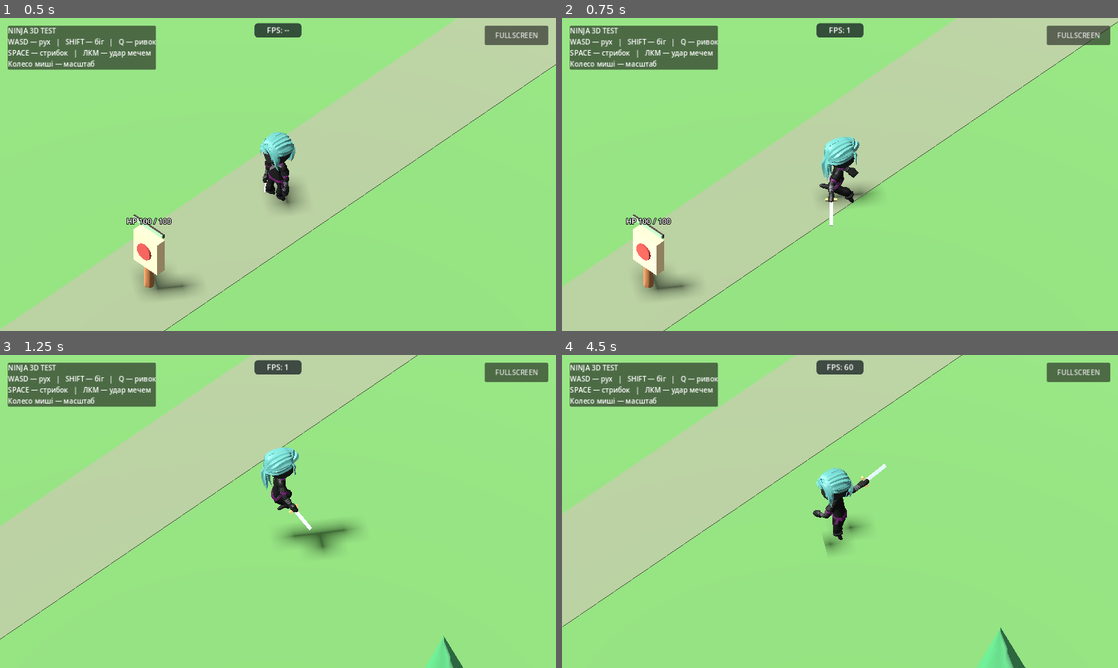
Above: before the commit, frames 1-4 (two rows, left to right).
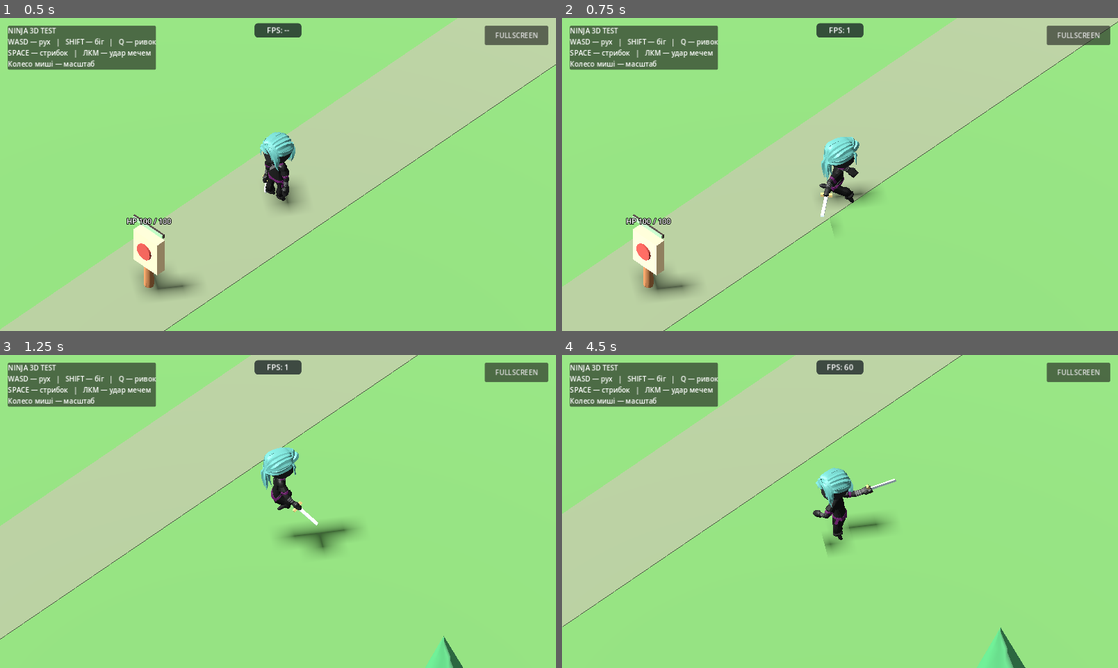
Above: after the commit, the same moments.

Repository: levian47/riskfate-3d-pro
Game: Godot game, scene res://main.tscn
Same seed, same stepped clock (60 frames per second), same inputs: the game is played once before the commit and once after it.
Inputs (mouse positions are in pixels of both pictures, inside the frame that each line leads up to):
- Up to frame 1 (0.5 s): no input
- Up to frame 2 (0.75 s): tap Enter at 0.5 s; move the mouse to (962, 158) at 0.52 s; hold D from 0.53 s (still down); hold Shift from 0.53 s (still down); click (962, 158) at 0.67 s
- Up to frame 3 (1.25 s): keep holding D; keep holding Shift; tap Space at 0.77 s
- Up to frame 4 (4.5 s): release D at 1.25 s; release Shift at 1.25 s; drag from (728, 527) to (812, 574) at 1.27 s; move the mouse to (895, 442) at 2.02 s; hold D 2.03-2.75 s; hold Shift 2.03-2.75 s; drag from (812, 574) to (673, 464) at 2.77 s; move the mouse to (1006, 558) at 3.52 s; hold A 3.53-4.25 s; hold Shift 3.53-4.25 s; tap Space at 3.77 s; drag from (673, 464) to (756, 433) at 4.27 s

Frame 1 is identical in both runs. In frame 2, 0.2% of the frame differs, in the area x 46-52%, y 48-68%; in frame 3, 0.2%; in frame 4, 0.5%, in the area x 50-61%, y 34-57%.

Commit message:
feat: widen sword slash upper-arm swing for mobile playtesting

Diff:
--- a/main.gd
+++ b/main.gd
@@ -19,6 +19,9 @@
 const WORLD_SCRIPT := preload("res://world/environment.gd")
 # The attack runs on the upper body while the legs retain their movement animation.
 const ATTACK_SPEED := 1.65
+# Approximate visual swing target: ~130 degrees instead of the reported ~90.
+# Scales the right upper-arm excursion, NOT combat damage or timing.
+const ATTACK_SWING_AMPLITUDE := 130.0 / 90.0
 # Prototype combat parameters. Not approved balance values.
 const TRAINING_HIT_DAMAGE := 25
 const TRAINING_HIT_REACH := 3.1
@@ -345,6 +348,51 @@
 	return ""
 
 
+func _make_wider_sword_slash(source_name: String) -> String:
+	# Keep the imported clip untouched; build an independently editable variation.
+	# Extrapolating upper-arm key rotations widens the existing slash without
+	# reorienting the sword in the grip or disturbing the locomotion layer.
+	var source := animator.get_animation(source_name)
+	if source == null:
+		return ""
+	var wide := source.duplicate(true) as Animation
+	var altered_keys := 0
+	for track in range(wide.get_track_count()):
+		if wide.track_get_type(track) != Animation.TYPE_ROTATION_3D:
+			continue
+		var track_path := wide.track_get_path(track)
+		if track_path.get_subname_count() == 0:
+			continue
+		var bone_name := String(track_path.get_subname(track_path.get_subname_count() - 1))
+		if bone_name != "UpperArm.R" or wide.track_is_compressed(track):
+			continue
+		var key_count := wide.track_get_key_count(track)
+		if key_count < 2:
+			continue
+		var start_rotation: Quaternion = wide.track_get_key_value(track, 0)
+		for key_index in range(1, key_count):
+			var original: Quaternion = wide.track_get_key_value(track, key_index)
+			var relative: Quaternion = (start_rotation.inverse() * original).normalized()
+			# Quaternions q and -q encode the same rotation; choose shortest arc.
+			if relative.w < 0.0:
+				relative = Quaternion(-relative.x, -relative.y, -relative.z, -relative.w)
+			var angle := relative.get_angle()
+			if angle <= 0.001:
+				continue
+			var wider_rotation := start_rotation * Quaternion(relative.get_axis(), angle * ATTACK_SWING_AMPLITUDE)
+			wide.track_set_key_value(track, key_index, wider_rotation.normalized())
+			altered_keys += 1
+	if altered_keys == 0:
+		push_warning("SwordSlash: upper-arm animation track cannot be widened")
+		return ""
+	var library := AnimationLibrary.new()
+	if library.add_animation("WideSwordSlash", wide) != OK:
+		return ""
+	if animator.add_animation_library("combat", library) != OK:
+		return ""
+	return "combat/WideSwordSlash"
+
+
 func _setup_animation_tree(model: Node) -> void:
 	var root := AnimationNodeBlendTree.new()
 	var locomotion := AnimationNodeTransition.new()
@@ -375,6 +423,9 @@
 	if attack_clip_name.is_empty():
 		push_error("SwordSlash clip missing")
 		return
+	var wide_clip_name := _make_wider_sword_slash(attack_clip_name)
+	if not wide_clip_name.is_empty():
+		attack_clip_name = wide_clip_name
 	var attack_clip := animator.get_animation(attack_clip_name)
 	var attack_node := AnimationNodeAnimation.new()
 	attack_node.animation = attack_clip_name
--- a/tests/gameplay_smoke.gd
+++ b/tests/gameplay_smoke.gd
@@ -49,6 +49,46 @@
 		elif bone == "UpperLeg.R":
 			leg_found = attack.is_path_filtered(path)
 	if not _require(arm_found and not leg_found, "Attack must affect arms, not legs"):
+		return
+
+	# The modified clip must be distinct, have a wider right-arm arc, and
+	# preserve the imported source animation and the filtered attack layer.
+	if not _require(animator.has_animation("combat/WideSwordSlash"), "Wider attack clip must exist"):
+		return
+	var original_clip := animator.get_animation(sword_name)
+	var wide_clip := animator.get_animation("combat/WideSwordSlash")
+	if not _require(wide_clip != original_clip and is_equal_approx(wide_clip.length, original_clip.length), "Wide clip must be independent with identical timing"):
+		return
+	var arm_source := -1
+	var arm_wide := -1
+	for i in range(original_clip.get_track_count()):
+		var track_path := original_clip.track_get_path(i)
+		if original_clip.track_get_type(i) == Animation.TYPE_ROTATION_3D and track_path.get_subname_count() > 0:
+			if String(track_path.get_subname(track_path.get_subname_count() - 1)) == "UpperArm.R":
+				arm_source = i
+				break
+	for i in range(wide_clip.get_track_count()):
+		var track_path := wide_clip.track_get_path(i)
+		if wide_clip.track_get_type(i) == Animation.TYPE_ROTATION_3D and track_path.get_subname_count() > 0:
+			if String(track_path.get_subname(track_path.get_subname_count() - 1)) == "UpperArm.R":
+				arm_wide = i
+				break
+	if not _require(arm_source >= 0 and arm_wide >= 0, "Right upper arm rotation tracks must be available"):
+		return
+	var source_base: Quaternion = original_clip.track_get_key_value(arm_source, 0)
+	var wide_base: Quaternion = wide_clip.track_get_key_value(arm_wide, 0)
+	var source_max := 0.0
+	var wide_max := 0.0
+	for key in range(original_clip.track_get_key_count(arm_source)):
+		var q: Quaternion = original_clip.track_get_key_value(arm_source, key)
+		source_max = maxf(source_max, source_base.angle_to(q))
+	for key in range(wide_clip.track_get_key_count(arm_wide)):
+		var q: Quaternion = wide_clip.track_get_key_value(arm_wide, key)
+		wide_max = maxf(wide_max, wide_base.angle_to(q))
+	if not _require(source_max > 0.05 and wide_max > source_max * 1.25, "Right-arm swing must increase visibly"):
+		return
+	var attack_node := blend.get_node("SwordSlash") as AnimationNodeAnimation
+	if not _require(attack_node != null and String(attack_node.animation) == "combat/WideSwordSlash", "Attack blend node must play wider clip"):
 		return
 
 	game.call("_set_locomotion", "Run")
@@ -141,7 +181,7 @@
 	var collision := environment.get_node("CollisionShape3D") as CollisionShape3D
 	if not _require(collision != null and (collision.shape as BoxShape3D).size.x >= 200.0, "Expanded terrain missing"):
 		return
-	print("Gameplay smoke test passed: movement, animation, dash, world, training hits, HP and respawn.")
+	print("Gameplay smoke test passed: widened sword swing, movement, dash, world, training hits, HP and respawn.")
 	quit(0)
 
 
Not shown, changed: ROADMAP.md
